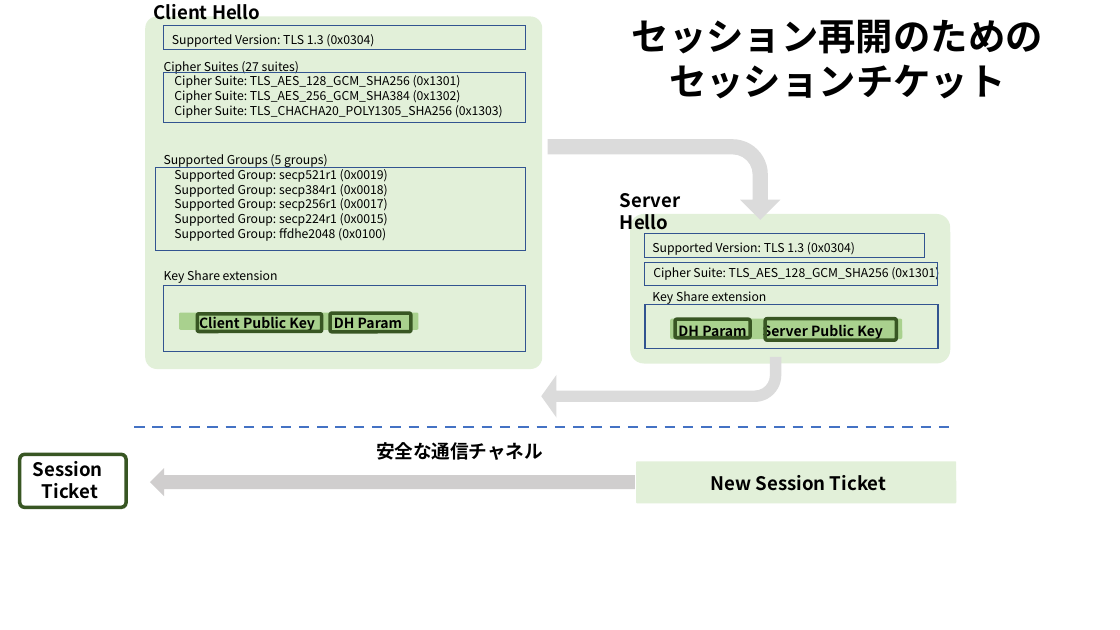
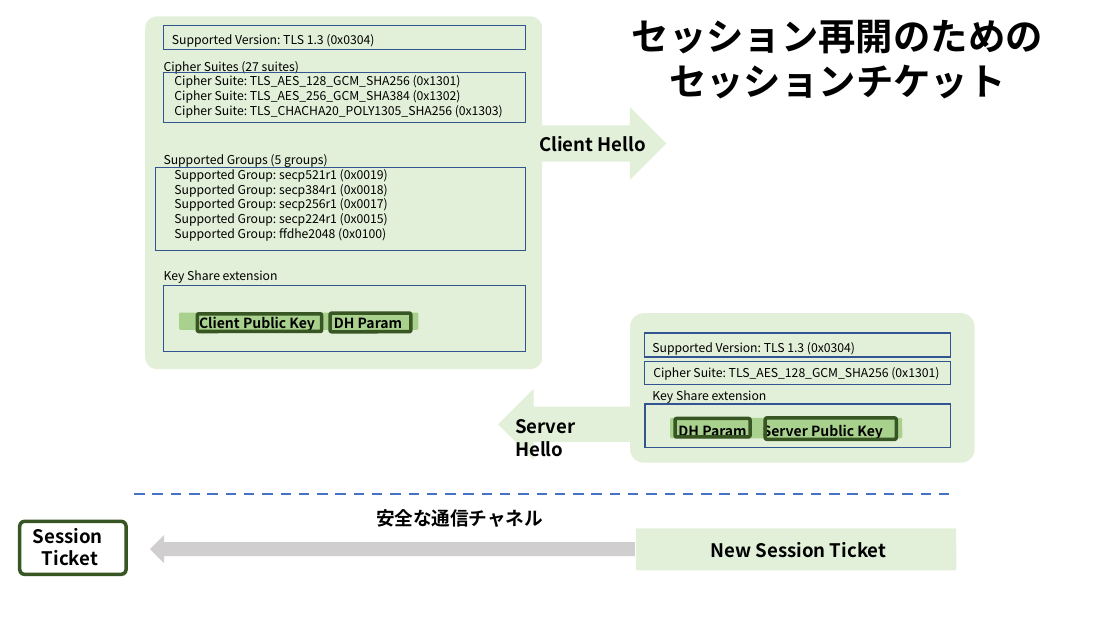
Before and after one commit to kojo1/TLSbook-en, a slide deck: slide 20 of Resource/Part1.Technology/Chapter2.Protocol/1.2.2-keyAgree.pptx. Drawn at 1120x630 pixels with LibreOffice and Linux fonts; fonts in the diff are those of the drawing. Boxes give left, top, right and bottom in pixels: in the first picture for what was removed or moved away, otherwise in the second. Text is boxed around its words. In the diff, an @@ line names an element or a change of style, - is before the commit and + after.

```diff
--- a/Resource/Part1.Technology/Chapter2.Protocol/1.2.2-keyAgree.pptx
+++ b/Resource/Part1.Technology/Chapter2.Protocol/1.2.2-keyAgree.pptx
@@ right arrow added at [541, 108, 665, 178], fill #E2F0D9, outline #E2F0D9 1 pt @@
@@ text "Client Hello": place and size @@
-text "Client Hello" at [154, 4, 260, 20]
+text "Client Hello" at [539, 136, 646, 152]
@@ bent arrow removed at [547, 139, 780, 220] @@
@@ rounded rectangle: place and size @@
-rounded rectangle at [630, 214, 950, 364]
+rounded rectangle at [630, 313, 975, 463]
@@ bent arrow removed at [541, 357, 781, 418] @@
@@ rectangle: place and size @@
-rectangle at [644, 234, 925, 258]
+rectangle at [644, 333, 950, 357]
@@ rectangle: place and size @@
-rectangle at [644, 263, 938, 286]
+rectangle at [644, 362, 950, 384]
@@ right arrow added at [499, 390, 635, 458], fill #E2F0D9, outline #E2F0D9 1 pt @@
@@ text "Server Hello" rewrapped from [620, 193, 680, 235] to [515, 419, 575, 456] @@
@@ rectangle: place and size @@
-rectangle at [645, 305, 939, 349]
+rectangle at [645, 404, 950, 448]
@@ 4 texts, 3 rounded rectangles: place and size @@
-4 texts, 3 rounded rectangles at [652, 242, 939, 341]
+4 texts, 3 rounded rectangles at [652, 342, 939, 440]
@@ 3 texts, 2 rounded rectangles, 1 line, 1 right arrow: place and size @@
-3 texts, 2 rounded rectangles, 1 line, 1 right arrow at [19, 427, 956, 507]
+3 texts, 2 rounded rectangles, 1 line, 1 right arrow at [19, 494, 956, 575]
```
Also in this commit, not shown: 2 other slides changed, 1 other file.
